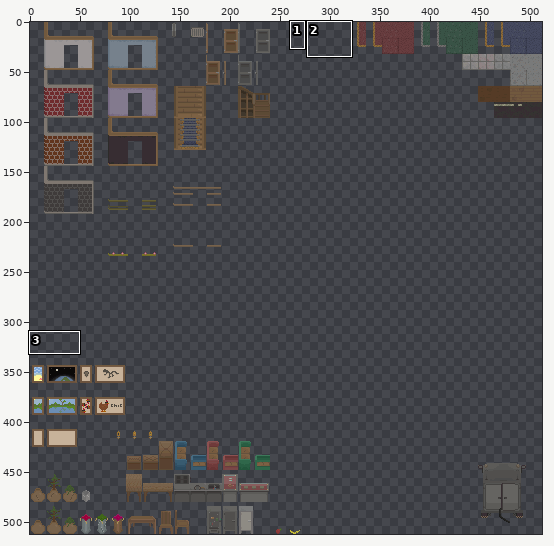
A sprite sheet gets an edit: atlas/environment.png. Above: a wide view before the commit, with the close-up outlined.
Close-up. Old version:
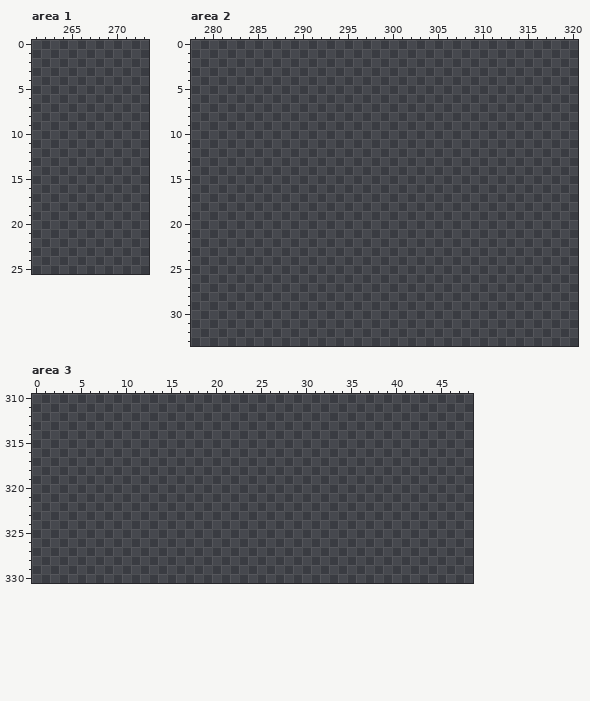
The file is 512x512 pixels. Colours within 5 levels of each other are drawn and written as one. Shown: area 1: x 261..273, y 0..25; area 2: x 278..320, y 0..33; area 3: x 0..48, y 310..330. The commit also changed other parts of the picture, which this record leaves out.
The same view after the edit:
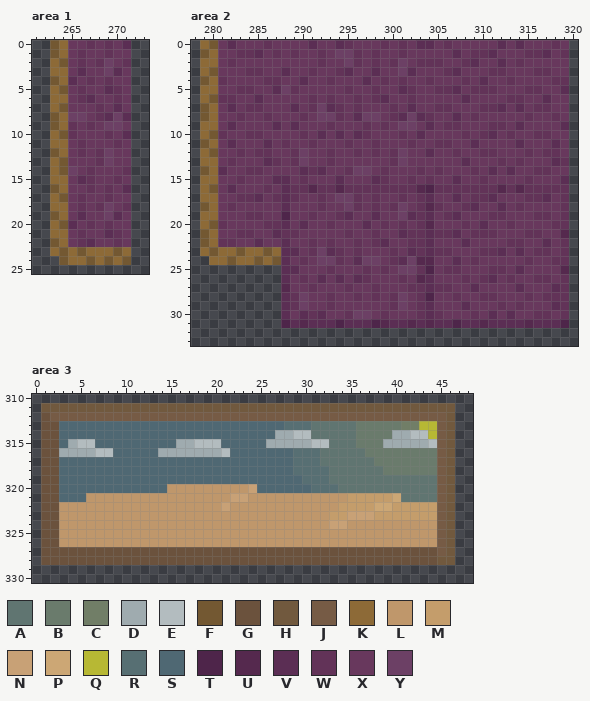
Palette (. is transparent): A #607571  B #6a7b6c  C #717e67  D #9fabaf  E #b3bcbf  F #735832  G #6b523d  H #71593e  J #765b45  K #8d6a37  L #bf976b  M #c49d6b  N #c8a176  P #cca775  Q #b7b834  R #576f73  S #4f6873  T #4e254a  U #55294e  V #5b2e54  W #623358  X #68385d  Y #6c4065
From old to new:
Area 1:
y 0: x 263..271 ......... -> FKXXWXWXV
y 1: x 263..271 ......... -> FKXWXXWXX
y 2: x 263..271 ......... -> KFXWXWYXW
y 3: x 263..271 ......... -> KKXVXXYVX
y 4: x 263..271 ......... -> FKVXWXWXX
y 5: x 263..271 ......... -> KFXWXXVWX
y 6: x 263..271 ......... -> KKXWVXXWX
y 7: x 263..271 ......... -> KFXXXWXVX
y 8: x 263..271 ......... -> FKYYXWVYV
y 9: x 263..271 ......... -> FKWXWXYYX
y 10: x 263..271 ......... -> KFWXXXWXV
y 11: x 263..271 ......... -> KKXWXXXWX
y 12: x 263..271 ......... -> FKXWXWYXX
y 13: x 263..271 ......... -> KFXXXWYXX
y 14: x 263..271 ......... -> KFYXWXXXW
y 15: x 263..271 ......... -> KKXVWXXWX
y 16: x 263..271 ......... -> FKXXWXWXV
y 17: x 263..271 ......... -> KFXWXXWXX
y 18: x 263..271 ......... -> KKXWXWYXW
y 19: x 263..271 ......... -> FKXVXXYVX
y 20: x 263..271 ......... -> KFVXWXWXX
y 21: x 263..271 ......... -> KKXWXXVWX
y 22: x 263..271 ......... -> FKXWVXXWX
y 23: x 263..271 ......... -> KFKFKKKFK
y 24: x 264..271 ........ -> FKKFKFKF
Area 2:
y 0: x 279..319 ......................................... -> KFXVXXXWXXXXVXXVWXXXWXWXVVXWXXXXXVXVXXXWX
y 1: x 279..319 ......................................... -> FKXXWWVXWXWXXWXYYWXWXXWXXXXXVXWWVXXXWWVXW
y 2: x 279..319 ......................................... -> KKXWXXXXXXXXXWXXYWXWXWYXWWWXXWVXXVXWXXXXX
y 3: x 279..319 ......................................... -> KFXXXWWXXVXXWXXWVXXVXXYVXXXWVXXXWWXXXWWXX
y 4: x 279..319 ......................................... -> FKWXXXXWWXXVXXWXXXVXWXWXXWXXXWXVXXWXXXXWW
y 5: x 279..319 ......................................... -> KKXXWWXXVYWXXXXXWXXWXXVWXXWWVXWWWXXXWWXXV
y 6: x 279..319 ......................................... -> KFWWXXVXXXXXWXWXXWXWVXXWXXXXXVXXXXWWXXVXX
y 7: x 279..319 ......................................... -> FKXVXWWXXXVXWYVWXWXXXWXVXXWWXXXWWVXVXWWXX
y 8: x 279..319 ......................................... -> FKXXWXXWXXXWXYYWXVYYXWVYVWXXVXWXXXXXWXXWX
y 9: x 279..319 ......................................... -> KKXVXXXXVXVXXXWXXXWXWXYYXVXWWXXXWWXVXXXXV
y 10: x 279..319 ......................................... -> KFWXXWWXXXXWXVXVXVWXXXWXVXXXXWXWVXWXXWWXX
y 11: x 279..319 ......................................... -> FKXVXXXVXWXXWXXXWXXWXXXWXXWWXXVXXXXVXXXVX
y 12: x 279..319 ......................................... -> KFXXWXWWXXWYXXWXXWXWXWYXXVXXWXXWWXXXWXWWX
y 13: x 279..319 ......................................... -> KKXWXXXVWXWYXXWXXXXXXWYXXXXXXVXXXWXWXXXVW
y 14: x 279..319 ......................................... -> FKVXXWWXXXXVWVXXWYYXWXXXWXWXXXWXVXVXXWWXX
y 15: x 279..319 ......................................... -> KKXXWXXXVVXWXXXVXXXVWXXWXWXXVXXWXXXXWXXXV
y 16: x 279..319 ......................................... -> KFXVXXXWXVWWUWWUWWWWWWWWUTWWWWWWWUWUWWWWW
y 17: x 279..319 ......................................... -> KKXXWWVXWVWXXWXYYWXWXXWXWVXXVXWWVXXXWWVXW
y 18: x 279..319 ......................................... -> FKXWXXXXXVXXXWXXYWXWXWYXWUWXXWVXXVXWXXXXW
y 19: x 279..319 ......................................... -> KKXXXWWXXTXXWXXWVXXVXXYVWVXWVXXXWWXXXWWXW
y 20: x 279..319 ......................................... -> KFWXXXXWWVXVXXWXXXVXWXWXWUXXXWXVXXWXXXXWW
y 21: x 279..319 ......................................... -> FKXXWWXXVWWXXXXXWXXWXXVWWVWWVXWWWXXXWWXXU
y 22: x 279..319 ......................................... -> FKWWXXVXXVXXWXWXXWXWVXXWWVXXXVXXXXWWXXVXW
y 23: x 279..319 ......................................... -> KFKKFKKFKVVXWYVWXWXXXWXVWVWWXXXWWVXVXWWXW
y 24: x 280..319 ........................................ -> KKFKKFKFVXWXYYWXVYYXWVYUUXXVXWXXXXXWXXWW
y 25: x 288..319 ................................ -> VVXXXWXXXWXWXYYWTXWWXXXWWXVXXXXU
y 26: x 288..319 ................................ -> VXWXVXVXVWXXXWXUVXXXWXWVXWXXWWXW
y 27: x 288..319 ................................ -> UXXWXXXWXXWXXXWWVWWXXVXXXXVXXXVW
y 28: x 288..319 ................................ -> VWYXXWXXWXWXWYXWTXXWXXWWXXXWXWWW
y 29: x 288..319 ................................ -> VWYXXWXXXXXXWYXWVXXXVXXXWXWXXXVW
y 30: x 288..319 ................................ -> VXVWVXXWYYXWXXXWVWXXXWXVXVXXWWXW
y 31: x 288..319 ................................ -> TVUVVVTVVVTUVVUVUVVTVVUVVVVUVVVT
Area 3:
y 311: x 1..46 .............................................. -> HHHHHHHHHHHHHHHHHHHHHHHHHHHHHHHHHHHHHHHHHHHHHH
y 312: x 1..46 .............................................. -> GJJJJJJJJJJJJJJJJJJJJJJJJJJJJJJJJJJJJJJJJJJJJH
y 313: x 1..46 .............................................. -> GGSSSSSSSSSSSSSSSSSSSSSSSSSRRRAAAAABBBBBCCQQJH
y 314: x 1..46 .............................................. -> GGSSSSSSSSSSSSSSSSSSSSSSSSDDEEAAAAABBBBDDEEQJH
y 315: x 1..46 .............................................. -> GGSDEESSSSSSSSSDDEEESSSSSDDDDDEEAAABBBDDDDDEJH
y 316: x 1..46 .............................................. -> GGDDDDEESSSSSDDDDDDDESSSSSSSRRRAAAAABBBBBBBBJH
y 317: x 1..46 .............................................. -> GGSSSSSSSSSSSSSSSSSSSSSSSSSSRRRAAAAAABBBBBBBJH
y 318: x 1..46 .............................................. -> GGSSSSSSSSSSSSSSSSSSSSSSSSSSRRRRAAAAAABBBBBBJH
y 319: x 1..46 .............................................. -> GGSSSSSSSSSSSSSSSSSSSSSSSSSSSRRRAAAAAAAAAAAAJH
y 320: x 1..46 .............................................. -> GGSSSSSSSSSSSSLLLLLLLLLNSSSSSSRRRAAAAAAAAAAAJH
y 321: x 1..46 .............................................. -> GGSSSLLLLLLLLLLLLLLLLNNLLLLLLLLLLLMMMMMPAAAAJH
y 322: x 1..46 .............................................. -> GGLLLLLLLLLLLLLLLLLLNLLLLLLLLLLLLMMMMPPMMMMMJH
y 323: x 1..46 .............................................. -> GGLLLLLLLLLLLLLLLLLLLLLLLLLLLLLLMMNNNMMMMMMMJH
y 324: x 1..46 .............................................. -> GGLLLLLLLLLLLLLLLLLLLLLLLLLLLLLLNNLLLLLLLLLLJH
y 325..326: x 1..46 .............................................. -> GGLLLLLLLLLLLLLLLLLLLLLLLLLLLLLLLLLLLLLLLLLLJH
y 327: x 1..46 .............................................. -> GGGGGGGGGGGGGGGGGGGGGGGGGGGGGGGGGGGGGGGGGGGGJH
y 328: x 1..46 .............................................. -> GGGGGGGGGGGGGGGGGGGGGGGGGGGGGGGGGGGGGGGGGGGGHH
Changed places in both close-ups, as pixel boxes (x1, y1, x2, y2):
added: (50, 40, 131, 265)
added: (200, 40, 569, 328)
added: (41, 403, 455, 565)
